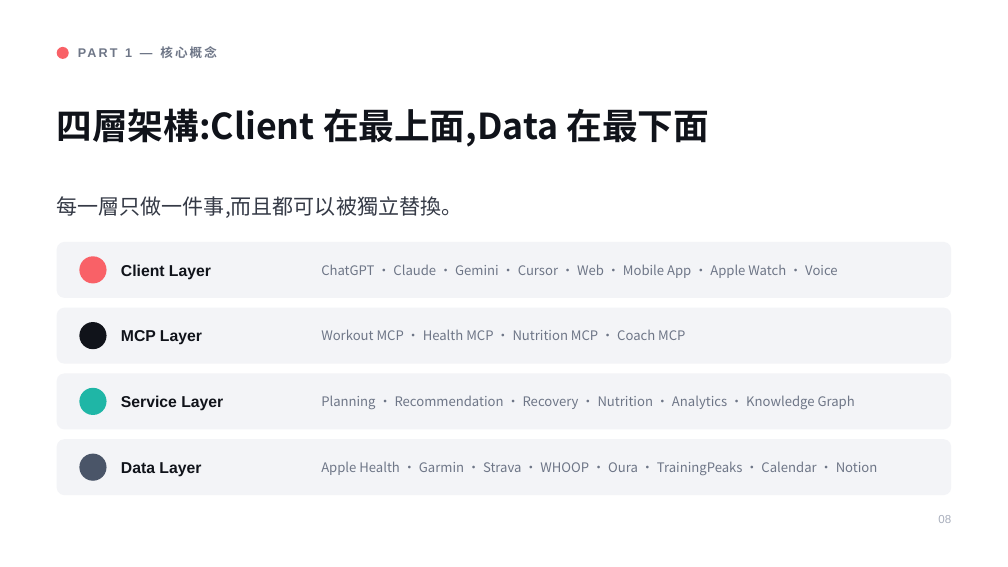
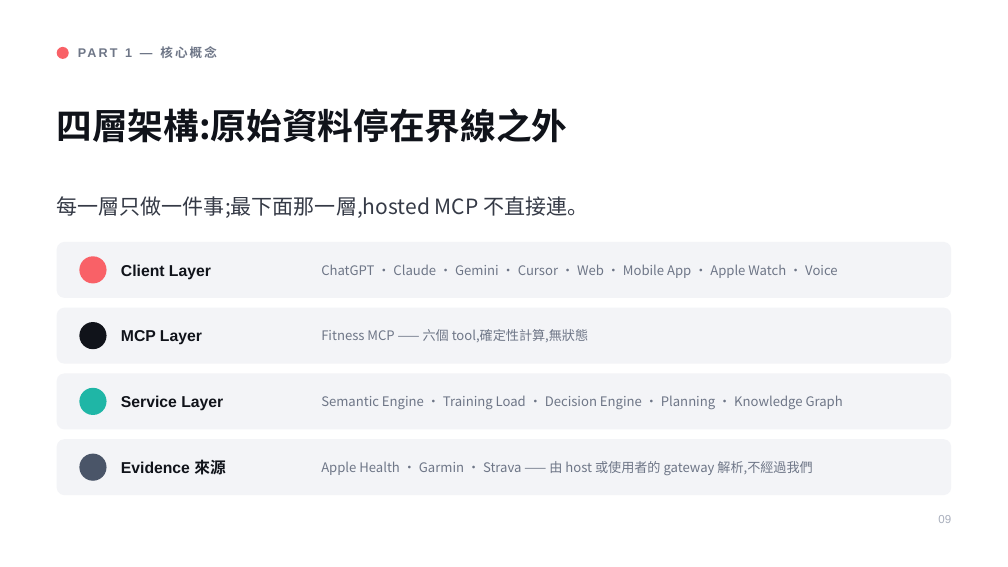
Before and after one commit to henryyeh182/evidra, a slide deck: slide 9 of docs/Fitness-MCP-Product-Vision.pptx (slide 8 before the commit). Drawn at 1008x567 pixels with LibreOffice and Linux fonts; fonts in the diff are those of the drawing. Boxes give left, top, right and bottom in pixels: in the first picture for what was removed or moved away, otherwise in the second. Text is boxed around its words. In the diff, an @@ line names an element or a change of style, - is before the commit and + after.

```diff
--- a/docs/Fitness-MCP-Product-Vision.pptx
+++ b/docs/Fitness-MCP-Product-Vision.pptx
@@ text at [57, 108, 568, 143]: text changed @@
-四層架構:Client 在最上面,Data 在最下面
+四層架構:原始資料停在界線之外
@@ text at [57, 196, 588, 218]: text changed @@
-每一層只做一件事,而且都可以被獨立替換。
+每一層只做一件事;最下面那一層,hosted MCP 不直接連。
@@ text at [321, 329, 588, 342]: text changed @@
-Workout MCP · Health MCP · Nutrition MCP · Coach MCP
+Fitness MCP —— 六個 tool,確定性計算,無狀態
@@ text at [321, 395, 843, 409]: text changed @@
-Planning · Recommendation · Recovery · Nutrition · Analytics · Knowledge Graph
+Semantic Engine · Training Load · Decision Engine · Planning · Knowledge Graph
@@ text at [121, 459, 225, 475]: text changed @@
-Data Layer
+Evidence 來源
@@ text at [321, 461, 812, 475]: text changed @@
-Apple Health · Garmin · Strava · WHOOP · Oura · TrainingPeaks · Calendar · Notion
+Apple Health · Garmin · Strava —— 由 host 或使用者的 gateway 解析,不經過我們
```
Also in this commit, not shown: 22 other slides changed, 6 slides added, 3 slides removed.
